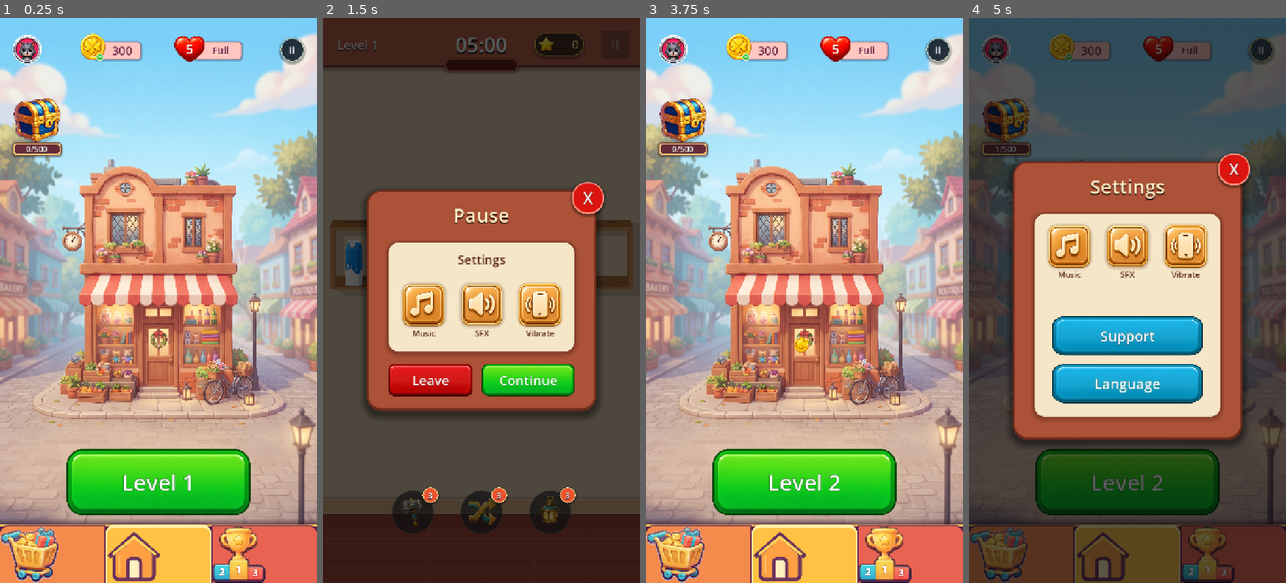
Above: before the commit, frames 1-4 (left to right).
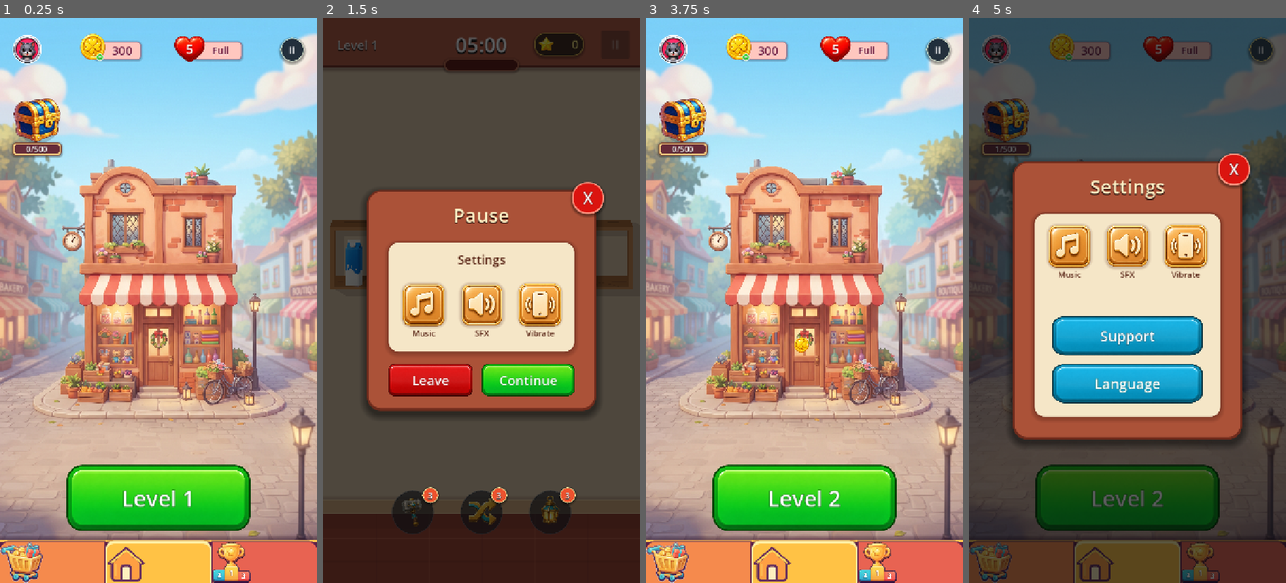
Above: after the commit, the same moments.

Repository: vladeque/sorting-puzzle
Game: Godot game, scene res://scenes/main_menu.tscn
Same seed, same stepped clock (60 frames per second), same inputs: the game is played once before the commit and once after it.
Inputs:
- Up to frame 1 (0.25 s): no input
- Up to frame 2 (1.5 s): click "Level 1" at 0.5 s; click "II" at 1.25 s
- Up to frame 3 (3.75 s): click "Continue" at 2 s; click "3" at 2.75 s; click "Next" at 3.5 s
- Up to frame 4 (5 s): click "II" at 4.25 s

The runs differ from the first frame. In frame 1, 13% of the frame differs, in the area x 0-100%, y 76-100%; in frame 2, nothing differs; in frame 3, 13%; in frame 4, 8.0%.

Commit message:
Reduce main menu bottom bar height

Diff:
--- a/scenes/main_menu.tscn
+++ b/scenes/main_menu.tscn
@@ -59,9 +59,9 @@
 anchor_right = 1.0
 anchor_bottom = 1.0
 offset_left = 48.0
-offset_top = -322.0
+offset_top = -184.0
 offset_right = -48.0
-offset_bottom = -154.0
+offset_bottom = -116.0
 grow_horizontal = 2
 grow_vertical = 0
 
@@ -76,7 +76,7 @@
 anchor_top = 1.0
 anchor_right = 1.0
 anchor_bottom = 1.0
-offset_top = -132.0
+offset_top = -96.0
 grow_horizontal = 2
 grow_vertical = 0
 
--- a/scenes/ui/main_menu_bottom_navigation.tscn
+++ b/scenes/ui/main_menu_bottom_navigation.tscn
@@ -86,7 +86,7 @@
 corner_radius_top_right = 18
 
 [node name="MainMenuBottomNavigation" type="MarginContainer"]
-custom_minimum_size = Vector2(0, 132)
+custom_minimum_size = Vector2(0, 96)
 layout_mode = 3
 anchors_preset = 15
 anchor_right = 1.0
@@ -107,7 +107,7 @@
 
 [node name="ShopButton" type="Button" parent="Buttons"]
 unique_name_in_owner = true
-custom_minimum_size = Vector2(0, 132)
+custom_minimum_size = Vector2(0, 96)
 layout_mode = 2
 size_flags_horizontal = 3
 focus_mode = 0
@@ -118,11 +118,11 @@
 theme_override_styles/focus = SubResource("StyleBoxFlat_shop_hover")
 icon = ExtResource("2_shop")
 expand_icon = true
-icon_max_width = 104
+icon_max_width = 76
 
 [node name="HomeButton" type="Button" parent="Buttons"]
 unique_name_in_owner = true
-custom_minimum_size = Vector2(0, 132)
+custom_minimum_size = Vector2(0, 96)
 layout_mode = 2
 size_flags_horizontal = 3
 focus_mode = 0
@@ -133,11 +133,11 @@
 theme_override_styles/focus = SubResource("StyleBoxFlat_home_hover")
 icon = ExtResource("3_home")
 expand_icon = true
-icon_max_width = 92
+icon_max_width = 68
 
 [node name="LeaderboardButton" type="Button" parent="Buttons"]
 unique_name_in_owner = true
-custom_minimum_size = Vector2(0, 132)
+custom_minimum_size = Vector2(0, 96)
 layout_mode = 2
 size_flags_horizontal = 3
 focus_mode = 0
@@ -148,4 +148,4 @@
 theme_override_styles/focus = SubResource("StyleBoxFlat_leaderboard_hover")
 icon = ExtResource("4_leaderboard")
 expand_icon = true
-icon_max_width = 98
+icon_max_width = 72
--- a/scripts/production_main_menu.gd
+++ b/scripts/production_main_menu.gd
@@ -13,11 +13,11 @@
 const PROFILE_WIDGET_WIDTH := 76.0
 const REWARD_CHEST_SIZE := Vector2(116.0, 136.0)
 const REWARD_CHEST_TOP_GAP := 72.0
-const BOTTOM_BAR_HEIGHT := 220.0
-const BOTTOM_MARGIN := 152.0
+const BOTTOM_BAR_HEIGHT := 184.0
+const BOTTOM_MARGIN := 116.0
 const SIDE_MARGIN := 48.0
 const LEVEL_BUTTON_MAX_WIDTH := 420.0
-const BOTTOM_NAVIGATION_HEIGHT := 132.0
+const BOTTOM_NAVIGATION_HEIGHT := 96.0
 const LIFE_STATUS_REFRESH_SECONDS := 1.0
 
 @onready var _top_status_bar := %TopStatusBar as MarginContainer
Not shown, changed: docs/SCENES.md
